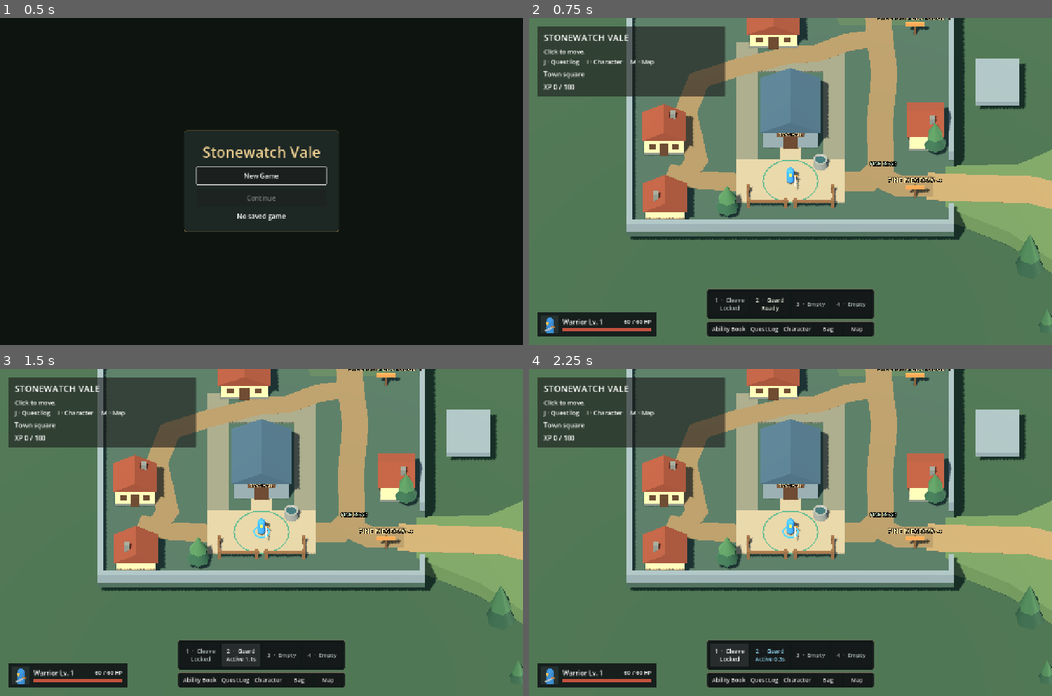
Above: before the commit, frames 1-4 (two rows, left to right).
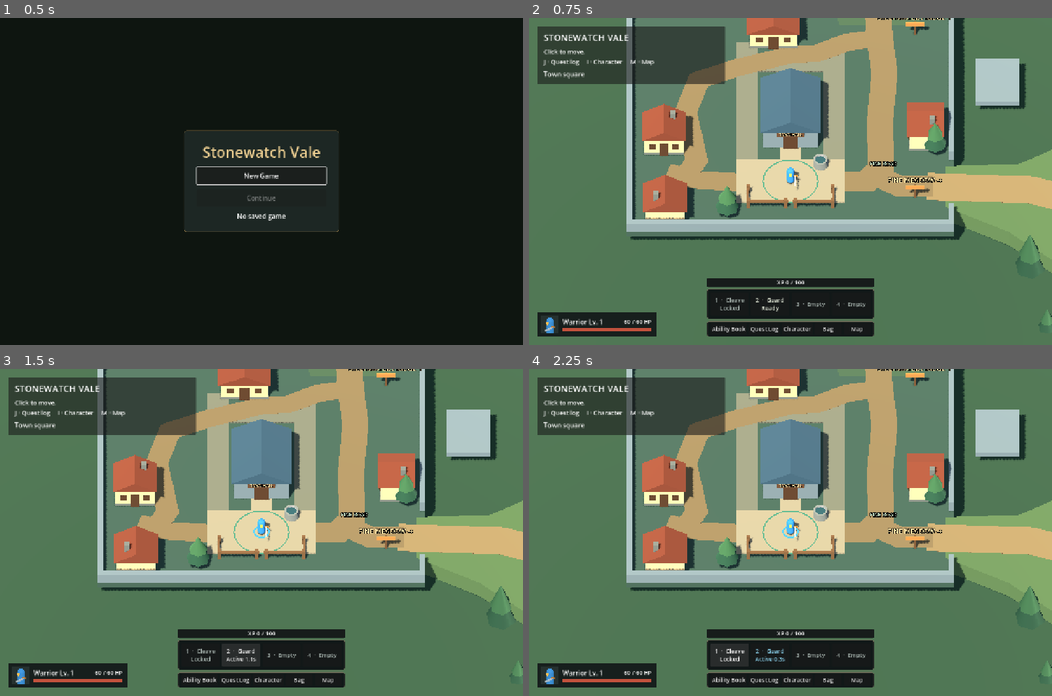
Above: after the commit, the same moments.

Repository: dylcruz/stonewatch-vale
Game: Godot game, scene res://scenes/checkpoint_menu.tscn
Same seed, same stepped clock (60 frames per second), same inputs: the game is played once before the commit and once after it.
Inputs:
- Up to frame 1 (0.5 s): no input
- Up to frame 2 (0.75 s): click "New Game" at 0.5 s
- Up to frame 3 (1.5 s): click "2 · Guard Ready" at 1.25 s
- Up to frame 4 (2.25 s): click "1 · Cleave Locked" at 2 s

Frame 1 is identical in both runs. In frame 2, 2.2% of the frame differs, in the area x 1-66%, y 20-83%; in frame 3, 2.2%; in frame 4, 2.2%.

Commit message:
Show level progress above the ability bar

Diff:
--- a/scenes/ability_hud.tscn
+++ b/scenes/ability_hud.tscn
@@ -13,6 +13,20 @@
 corner_radius_top_right = 5
 corner_radius_bottom_right = 5
 corner_radius_bottom_left = 5
+
+[sub_resource type="StyleBoxFlat" id="XPTrack"]
+bg_color = Color(0.085, 0.10, 0.10, 0.97)
+corner_radius_top_left = 4
+corner_radius_top_right = 4
+corner_radius_bottom_left = 4
+corner_radius_bottom_right = 4
+
+[sub_resource type="StyleBoxFlat" id="XPFill"]
+bg_color = Color(0.53, 0.37, 0.15, 1)
+corner_radius_top_left = 4
+corner_radius_top_right = 4
+corner_radius_bottom_left = 4
+corner_radius_bottom_right = 4
 
 [node name="AbilityHUD" type="Control"]
 layout_mode = 3
@@ -31,12 +45,31 @@
 anchor_right = 0.5
 anchor_bottom = 1.0
 offset_left = -205.0
-offset_top = -131.0
+offset_top = -158.0
 offset_right = 205.0
 offset_bottom = -20.0
 grow_horizontal = 2
 grow_vertical = 0
 theme_override_constants/separation = 5
+
+[node name="Experience" type="ProgressBar" parent="BottomBars"]
+unique_name_in_owner = true
+layout_mode = 2
+custom_minimum_size = Vector2(0, 22)
+mouse_filter = 0
+theme_override_styles/background = SubResource("XPTrack")
+theme_override_styles/fill = SubResource("XPFill")
+show_percentage = false
+
+[node name="ExperienceText" type="Label" parent="BottomBars/Experience"]
+unique_name_in_owner = true
+layout_mode = 1
+anchor_right = 1.0
+anchor_bottom = 1.0
+mouse_filter = 2
+theme_override_font_sizes/font_size = 14
+horizontal_alignment = 1
+vertical_alignment = 1
 
 [node name="Bar" type="PanelContainer" parent="BottomBars"]
 layout_mode = 2
--- a/scenes/vale_gameplay.tscn
+++ b/scenes/vale_gameplay.tscn
@@ -279,10 +279,6 @@
 layout_mode = 2
 theme_override_colors/font_color = Color(1, 0.82, 0.47, 1)
 
-[node name="Progression" type="Label" parent="HUD/Panel/Margin/VBox"]
-layout_mode = 2
-text = "XP 0 / 100"
-
 [node name="LootNotice" type="Label" parent="HUD/Panel/Margin/VBox"]
 layout_mode = 2
 visible = false
--- a/scripts/ability_hud.gd
+++ b/scripts/ability_hud.gd
@@ -11,6 +11,8 @@
 const ACTIVE := Color(0.56, 0.85, 0.96)
 
 @onready var book: PanelContainer = %Book
+@onready var xp_bar: ProgressBar = %Experience
+@onready var xp_label: Label = %ExperienceText
 @onready var slots_row: HBoxContainer = %Slots
 @onready var menu_buttons: HBoxContainer = %MenuButtons
 @onready var entries: VBoxContainer = %Entries
@@ -28,6 +30,8 @@
 	%CloseBook.pressed.connect(close_book)
 	clear_slot.pressed.connect(_clear_selected_slot)
 	_player.progression_changed.connect(_refresh_book)
+	_player.progression_changed.connect(_refresh_xp)
+	_refresh_xp()
 	_player.health.died.connect(close_book)
 	for index in SLOT_ACTIONS.size():
 		var button := Button.new()
@@ -45,6 +49,16 @@
 		"Available at level 1  ·  %.1fs cooldown" % _player.guard_cooldown)
 	_refresh_book()
 	_update_slots()
+
+func _refresh_xp() -> void:
+	var next_xp := _player.next_level_experience()
+	xp_bar.max_value = next_xp if next_xp else ValeWarrior.LEVEL_THREE_XP
+	xp_bar.min_value = ValeWarrior.LEVEL_TWO_XP if _player.level >= 2 else 0
+	xp_bar.value = _player.experience
+	if next_xp:
+		xp_label.text = "XP %d / %d" % [_player.experience, next_xp]
+	else:
+		xp_label.text = "XP %d · Max level" % _player.experience
 
 func add_menu_button(label: String, shortcut: String, toggle_menu: Callable) -> void:
 	var button := Button.new()
--- a/scripts/quest_world.gd
+++ b/scripts/quest_world.gd
@@ -9,7 +9,6 @@
 @export var chain_completion_text := ""
 @onready var mara: ValeInteractable = get_node_or_null("CaptainMara")
 @onready var objective_label: Label = $HUD/Panel/Margin/VBox/QuestObjective
-@onready var progression_label: Label = $HUD/Panel/Margin/VBox/Progression
 @onready var loot_notice: Label = $HUD/Panel/Margin/VBox/LootNotice
 @onready var quest_marker: Label3D = get_node_or_null("CaptainMara/QuestMarker")
 @onready var journal: PanelContainer = $HUD/Journal
@@ -62,7 +61,7 @@
 				child.collect()
 	player.health.died.connect(_close_panel)
 	player.health.changed.connect(func(_current: int, _maximum: int): _refresh_character_stats())
-	player.progression_changed.connect(_on_progression_changed)
+	player.progression_changed.connect(_refresh_character_stats)
 	dialogue_action.pressed.connect(_perform_dialogue_action)
 	$HUD/Journal/Margin/Content/Close.pressed.connect(_close_panel)
 	player.equipment_changed.connect(_save_checkpoint)
@@ -313,7 +312,6 @@
 		objective_label.text = _objective_text(objective)
 		if objective == tracked_quest and objective.state == ValeQuestProgress.State.READY:
 			objective_label.text = "%s · %s" % [objective.definition.title, objective_label.text]
-	_refresh_xp()
 	for object in quest_objects:
 		object.set_objective_hint(quest_chain.any(func(progress: ValeQuestProgress):
 			return progress.state == ValeQuestProgress.State.ACTIVE and progress.definition.target_object == object.objective_id
@@ -330,17 +328,6 @@
 			elif offer and _can_accept_quest(offer):
 				marker.text = "!"
 	_refresh_panel()
-
-func _on_progression_changed() -> void:
-	_refresh_xp()
-	_refresh_character_stats()
-
-func _refresh_xp() -> void:
-	var next_xp: int = player.next_level_experience()
-	if next_xp > 0:
-		progression_label.text = "XP %d / %d" % [player.experience, next_xp]
-	else:
-		progression_label.text = "XP %d · Max level" % player.experience
 
 func _refresh_enemy_marker(enemy: ValeEnemy) -> void:
 	var marker := enemy.get_node_or_null("QuestMarker") as Label3D
--- a/tests/ability_ui_test.gd
+++ b/tests/ability_ui_test.gd
@@ -74,6 +74,9 @@
 	check(world.click_world(world.camera.unproject_position(Vector3(8, 0, 7))),
 		"Town accepts a movement command")
 	var destination := player.destination
+	click(hud.xp_bar)
+	check(player.destination == destination and not world.following_cursor,
+		"Clicking the XP bar preserves the movement command")
 	click(book_button)
 	await process_frame
 	check(hud.is_book_open() and player.destination == destination and not world.following_cursor,
--- a/tests/character_inventory_test.gd
+++ b/tests/character_inventory_test.gd
@@ -49,7 +49,7 @@
 	player.award_experience(100)
 	check(world.journal_body.text.contains("Level 2") and world.journal_body.text.contains("100 / 240 XP")
 		and world.journal_body.text.contains("Health   68 / 75") and world.journal_body.text.contains("Cleave 12")
-		and world.progression_label.text == "XP 100 / 240",
+		and world.ability_hud.xp_label.text == "XP 100 / 240" and world.ability_hud.xp_bar.ratio == 0.0,
 		"Leveling immediately updates XP, maximum health, and effective ability stats")
 
 	press_menu_key(KEY_B)
--- a/tests/quest_chain_test.gd
+++ b/tests/quest_chain_test.gd
@@ -439,7 +439,8 @@
 	check(await talk_to_mara() and not world.dialogue_action.visible and warrior.experience == 240
 		and warrior.owned_items.size() == 6, "The final turn-in has no repeat reward")
 	await press_key(KEY_J)
-	check(world.journal_body.text.count("· Completed") == 3 and world.progression_label.text.contains("Max level"),
+	check(world.journal_body.text.count("· Completed") == 3 and world.ability_hud.xp_label.text.contains("Max level")
+		and world.ability_hud.xp_bar.ratio == 1.0,
 		"The log records all three completed quests and the HUD shows the level cap")
 	await press_key(KEY_J)
 	check(await equip_from_panel("Warden's Coat") and warrior.armor_value() == 2 and warrior.sword_damage() == 12
--- a/tests/vale_routes_test.gd
+++ b/tests/vale_routes_test.gd
@@ -348,6 +348,8 @@
 	world.dialogue_action.pressed.emit()
 	world.dialogue_action.pressed.emit()
 	check(cargo.visible and player.experience == 85, "Delivery loads the cart and pays its XP once")
+	check(is_equal_approx(world.ability_hud.xp_bar.ratio, 0.85) and world.ability_hud.xp_label.text == "XP 85 / 100",
+		"Delivery fills the XP bar to 85 percent")
 	if timed:
 		print("Town square through quiet-bank delivery: %.1f s of simulation" % (
 			float(Engine.get_physics_frames() - started) / Engine.physics_ticks_per_second))
@@ -363,6 +365,8 @@
 	player = world.player
 	check(region.get_node("BirchwaterLoop/Cart/Cargo").visible and not region.get_node("BirchwaterLoop/LostBundle").visible
 		and player.experience == 85, "Continue restores the delivered bundle on the cart")
+	check(is_equal_approx(world.ability_hud.xp_bar.ratio, 0.85) and world.ability_hud.xp_label.text == "XP 85 / 100",
+		"Continue restores the XP bar in town")
 	wolf = region.get_node("BirchwaterLoop/BankWolf")
 	wolf.respawn_delay = 0.5
 	await place(wolf.spawn_position + Vector3(0, 0, 3))
Binary file added: docs/playtest-images/xp-progress.png
Not shown, changed: docs/playtest.md
